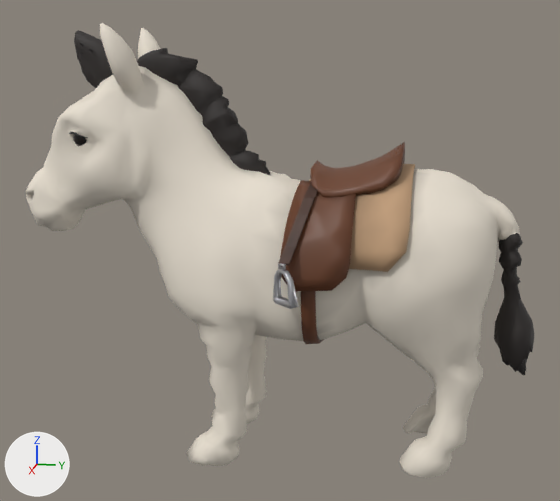
The glTF model assets/models/animal_part/zebra/HOOFBEAT_Zebra_Mobile_Far.glb: old version first, new version second.
Camera for both pictures: a camera (50 mm lens) standing at (4.3, 0.52, 2.29) and looking at (0.0, -0.34, 1.21). Arrows for +X, +Y and +Z are at lower left; the lights stay in place. The first picture is the older version. Vertices at exactly the same position are counted once.

Objects in the first picture: 'Saddle', 'SaddlePad', 'StirrupLeathers', 'Stirrups', 'ZebraBody', 'ZebraMane', 'ZebraTail' and 1 more.
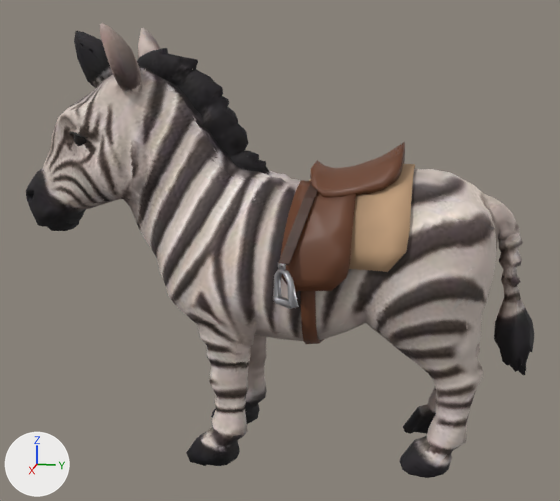
The change, as a diff of the scene's bpy script:
```diff
--- a/assets/models/animal_part/zebra/HOOFBEAT_Zebra_Mobile_Far.glb.py
+++ b/assets/models/animal_part/zebra/HOOFBEAT_Zebra_Mobile_Far.glb.py
@@ img_skin @@
+img_skin = load_image('skin', '_unpacked/skin', 512, 512, 'sRGB')
@@ mat_zebra_coat @@
 n2 = _N.new('ShaderNodeMix'); n2.name = 'Mix'
 n2.inputs[0].default_value = 1.0  # 'Factor'
-n2.inputs[7].default_value = (0.839, 0.768, 0.658, 1.0)  # 'B', pale yellow #ece3d4
 n3 = _N.new('ShaderNodeVertexColor'); n3.name = 'Color Attribute'
+n4 = _N.new('ShaderNodeTexImage'); n4.name = 'Image Texture'
+n4.image = img_skin
 _L.new(n0.outputs[0], n1.inputs[0])  # 'BSDF' to 'Surface'
 _L.new(n2.outputs[2], n0.inputs[0])  # 'Result' to 'Base Color'
-_L.new(n3.outputs[0], n2.inputs[6])  # 'Color' to 'A'
+_L.new(n3.outputs[0], n2.inputs[7])  # 'Color' to 'B'
+_L.new(n4.outputs[0], n2.inputs[6])  # 'Color' to 'A'
@@ me_zebrabody @@
 # used by ob_zebrabody; location = (0.0, 0.0, 0.0)
-me_zebrabody.from_pydata(...)  # 2033 vertices, 4036 faces; spans x -0.47..0.47, y -1.89..0.99, z 0.0..2.48
+me_zebrabody.from_pydata(...)  # 2028 vertices, 4036 faces; spans x -0.47..0.47, y -1.89..0.99, z 0.0..2.48
+# me_zebrabody part 1: 1 vertex moved within x 0.1, y -1.72, z 1.3; 13 vertices removed from x -0.29..0.31, y -1.8..-1.13, z 1.31..2.44; 11 vertices added at x -0.28..0.31, y -1.8..-1.14, z 1.31..2.43
+# me_zebrabody part 2: 1 vertex moved within x 0.29, y 0.78, z 0.83; 6 vertices removed from x -0.04..0.35, y 0.29..0.87, z 0.82..1.54; 4 vertices added at x -0.05..0.34, y 0.33..0.87, z 0.84..1.54
+# me_zebrabody part 3: 1 vertex moved within x 0.3, y -0.65, z 0.29; 1 vertex removed from x 0.31, y -0.62, z 0.28
 me_zebrabody.materials.append(mat_zebra_coat)
@@ me_zebramane @@
 # used by ob_zebramane; location = (0.0, 0.0, 0.0)
-me_zebramane.from_pydata(...)  # 479 vertices, 839 faces; spans x -0.086..0.084, y -1.54..-0.388, z 1.526..2.455
+me_zebramane.from_pydata(...)  # 420 vertices, 838 faces; spans x -0.086..0.085, y -1.538..-0.388, z 1.526..2.454
+# me_zebramane part 4: 10 vertices moved from x -0.073..0.083, y -1.504..-0.589, z 1.737..2.364 to x -0.073..0.085, y -1.503..-0.587, z 1.735..2.363; 191 vertices removed from x -0.081..0.08, y -1.54..-0.404, z 1.531..2.455; 132 vertices added at x -0.079..0.076, y -1.538..-0.405, z 1.536..2.454
+# me_zebramane part 5: 199 faces spanning x -0.086..0.085, y -1.535..-0.388, z 1.526..2.416 switch from mat_zebra_mane to mat_zebra_coat
@@ me_zebratail @@
 # used by ob_zebratail; location = (0.0, 0.0, 0.0)
-me_zebratail.from_pydata(...)  # 150 vertices, 280 faces; spans x -0.117..0.118, y 0.88..1.108, z 0.552..1.397
+me_zebratail.from_pydata(...)  # 145 vertices, 279 faces; spans x -0.117..0.118, y 0.88..1.108, z 0.552..1.397
+# me_zebratail part 6
+# 10 vertices are removed from x -0.085..0.033, y 0.897..0.988, z 1.197..1.368
+# 41 faces are deleted
+# 5 vertices are added at (-0.086, 0.967, 1.36), (-0.039, 0.975, 1.295), (0.017, 0.989, 1.367), (0.015, 0.898, 1.266), (-0.008, 0.985, 1.2)
+# 32 new faces join them
+# me_zebratail part 7
+# 18 vertices are removed from x -0.091..0.111, y 0.928..1.075, z 0.577..0.886
+# 73 faces are deleted
+# 3 vertices move from x -0.04..0.033, y 1.026..1.033, z 0.594..0.609 to x -0.04..0.033, y 1.026..1.035, z 0.595..0.612
+# 18 vertices are added at x -0.079..0.112, y 0.928..1.068, z 0.577..0.866
+# 81 new faces join them
+# me_zebratail part 8: 166 faces spanning x -0.117..0.118, y 0.88..1.108, z 0.552..1.397 switch from mat_zebra_mane to mat_zebra_coat
```

Location of each change, [x1, y1, x2, y2] in pixels of the pictures (560 x 501 px; the box of a moved part takes in the faces that stretch with it):
'ZebraBody', surface changed (darker)
    both: [26, 23, 520, 478]
'ZebraMane', surface changed, reshaped
    before: [74, 30, 270, 175]
    after: [74, 31, 270, 175]
'ZebraTail', surface changed
    both: [494, 233, 528, 372]
part 1 of me_zebrabody, moved or reshaped
    before: [39, 23, 131, 231]
    after: [39, 23, 119, 231]
part 2 of me_zebrabody, moved or reshaped
    both: [410, 189, 482, 358]
part 3 of me_zebrabody, moved or reshaped
    both: [212, 410, 227, 434]
part 4 of me_zebramane, moved or reshaped
    before: [74, 30, 266, 169]
    after: [74, 31, 266, 169]
part 5 of me_zebramane, recoloured
    both: [81, 43, 270, 175]
part 6 of me_zebratail, moved or reshaped
    before: [499, 233, 521, 273]
    after: [499, 233, 522, 273]
part 7 of me_zebratail, moved or reshaped
    both: [502, 300, 530, 375]
part 8 of me_zebratail, recoloured
    both: [494, 233, 527, 372]
